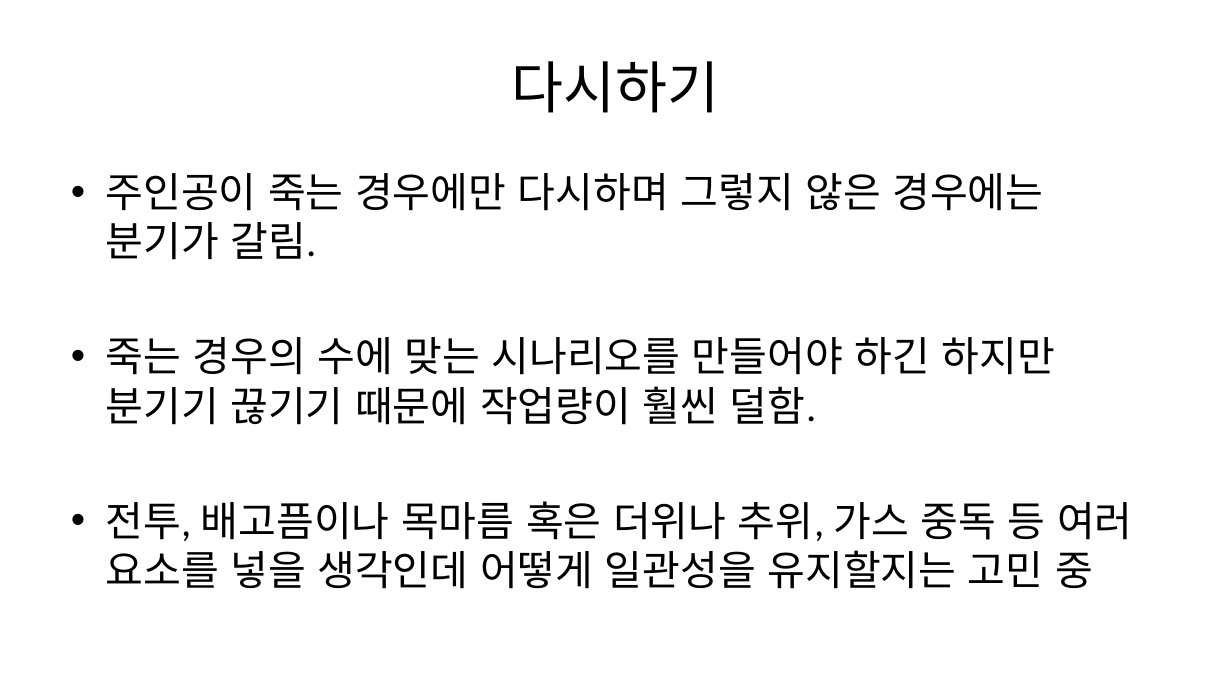
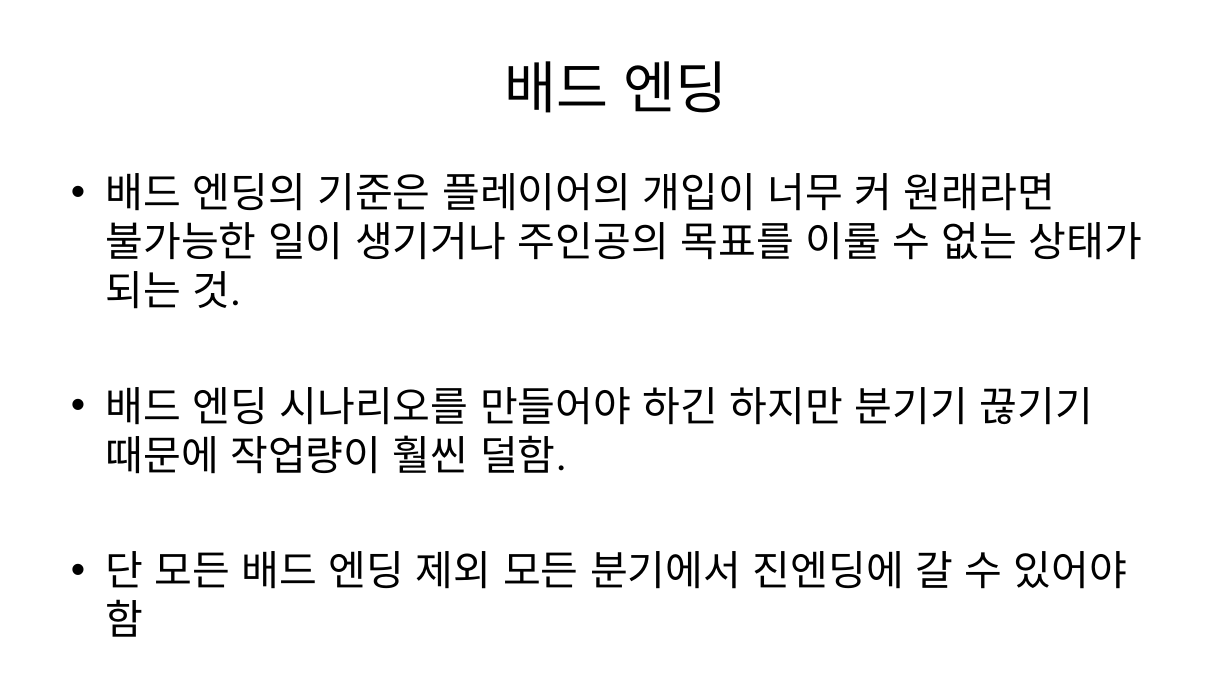
Before and after one commit to Penguin-God/Human_Doll_Play, a slide deck: slide 8 of 기획/문서/유도 시스템.pptx (slide 10 before the commit). Drawn at 1232x693 pixels with LibreOffice and Linux fonts; fonts in the diff are those of the drawing. Boxes give left, top, right and bottom in pixels: in the first picture for what was removed or moved away, otherwise in the second. Text is boxed around its words. In the diff, an @@ line names an element or a change of style, - is before the commit and + after.

```diff
--- a/기획/문서/유도 시스템.pptx
+++ b/기획/문서/유도 시스템.pptx
@@ title at (504, 61, 728, 113): text changed @@
-다시하기
+배드 엔딩
@@ text at (105, 173, 1142, 637): text changed @@
-• 주인공이 죽는 경우에만 다시하며 그렇지 않은 경우에는 분기가 갈림.
-• 죽는 경우의 수에 맞는 시나리오를 만들어야 하긴 하지만 분기기 끊기기 때문에 작업량이 훨씬 덜함.
-• 전투, 배고픔이나 목마름 혹은 더위나 추위, 가스 중독 등 여러 요소를 넣을 생각인데 어떻게 일관성을 유지할지는 고민 중
+• 배드 엔딩의 기준은 플레이어의 개입이 너무 커 원래라면 불가능한 일이 생기거나 주인공의 목표를 이룰 수 없는 상태가 되는 것.
+• 배드 엔딩 시나리오를 만들어야 하긴 하지만 분기기 끊기기 때문에 작업량이 훨씬 덜함.
+• 단 모든 배드 엔딩 제외 모든 분기에서 진엔딩에 갈 수 있어야 함
```
Also in this commit, not shown: 5 other slides changed, 1 slide added, 3 slides removed, 2 other files.
